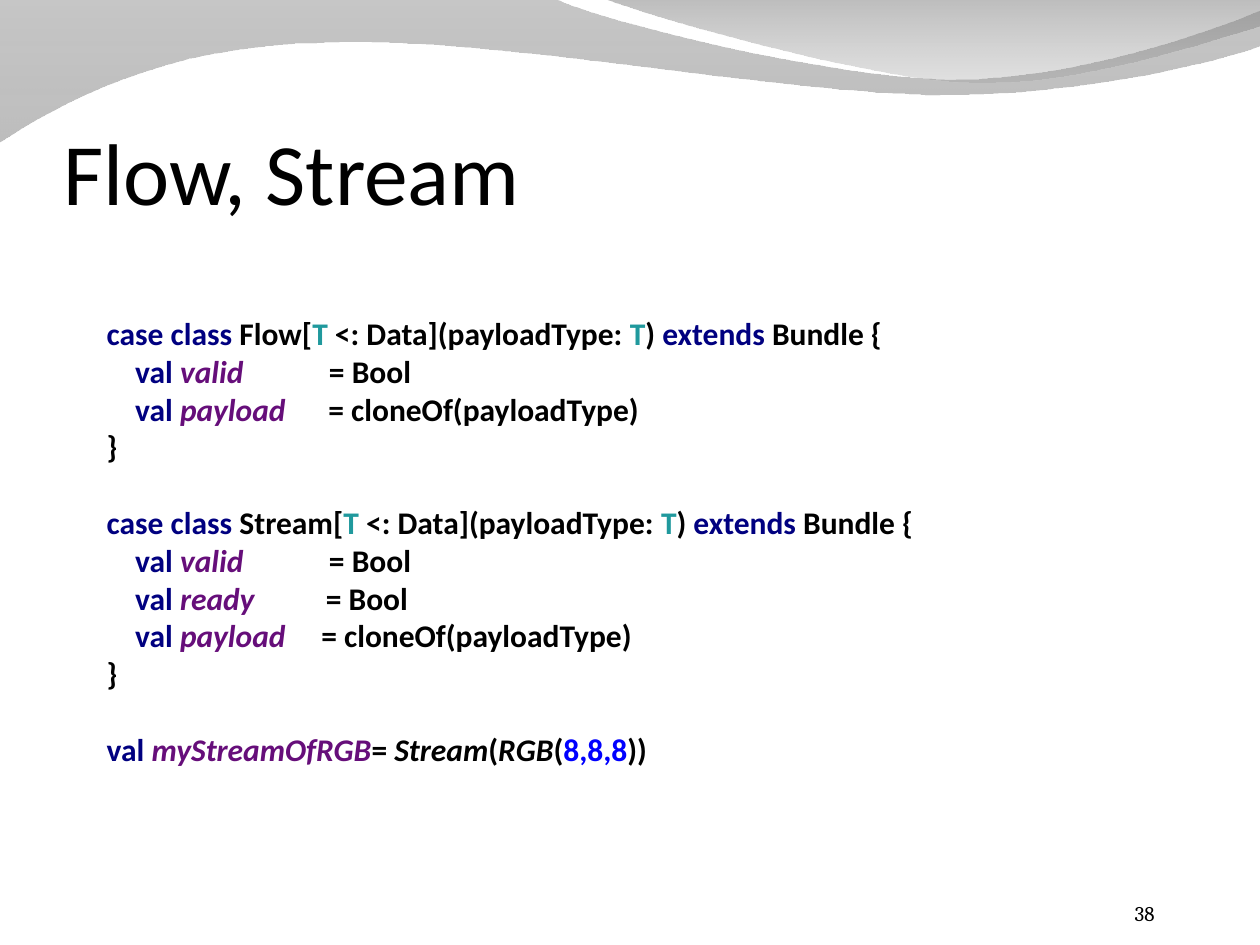
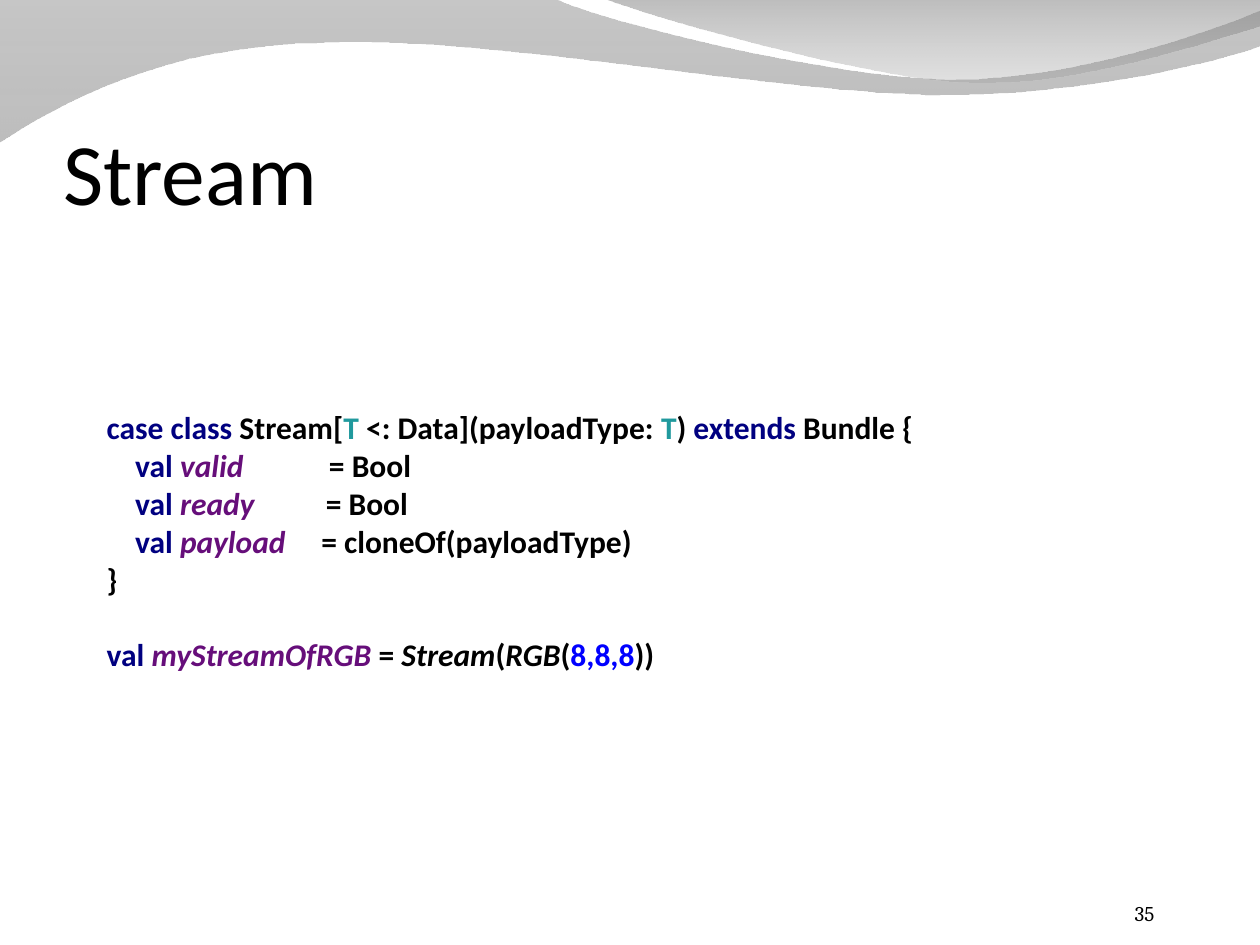
Before and after one commit to SpinalHDL/SpinalDoc, a slide deck: slide 35 of presentation/en/presentation_dsl.odp (slide 38 before the commit). Drawn at 1260x945 pixels with LibreOffice and Linux fonts; fonts in the diff are those of the drawing; background and template pictures are left out. Boxes give left, top, right and bottom in pixels: in the first picture for what was removed or moved away, otherwise in the second. Text is boxed around its words. In the diff, an @@ line names an element or a change of style, - is before the commit and + after.

Commit message:
presentation_dsl done

```diff
--- a/presentation/en/presentation_dsl.odp
+++ b/presentation/en/presentation_dsl.odp
@@ title at <box>63,148,317,206</box>: text changed @@
-Flow, Stream
+Stream
@@ text at <box>107,416,895,671</box>: text changed @@
-case class Flow[T <: Data](payloadType: T) extends Bundle {
-val valid = Bool
-val payload = cloneOf(payloadType)
-}
-case class Stream[T <: Data](payloadType: T) extends Bundle {
-val valid = Bool
-val ready = Bool
-val payload = cloneOf(payloadType)
-}
-val myStreamOfRGB= Stream(RGB(8,8,8))
+case class Stream[T <: Data](payloadType: T) extends Bundle {
+val valid = Bool
+val ready = Bool
+val payload = cloneOf(payloadType)
+}
+val myStreamOfRGB = Stream(RGB(8,8,8))
@@ page number at <box>1135,907,1155,921</box>: text changed @@
-38
+35
```
Also in this commit, not shown: 6 other slides changed, 1 slide added, 13 slides removed, 1 other file.
